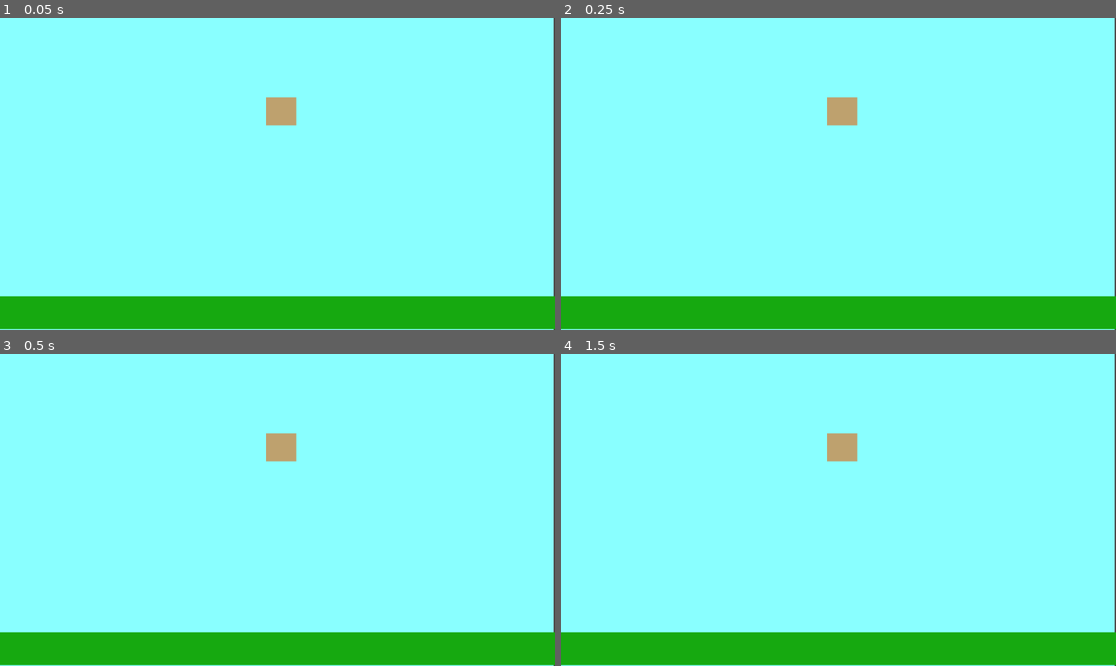
Above: before the commit, frames 1-4 (two rows, left to right).
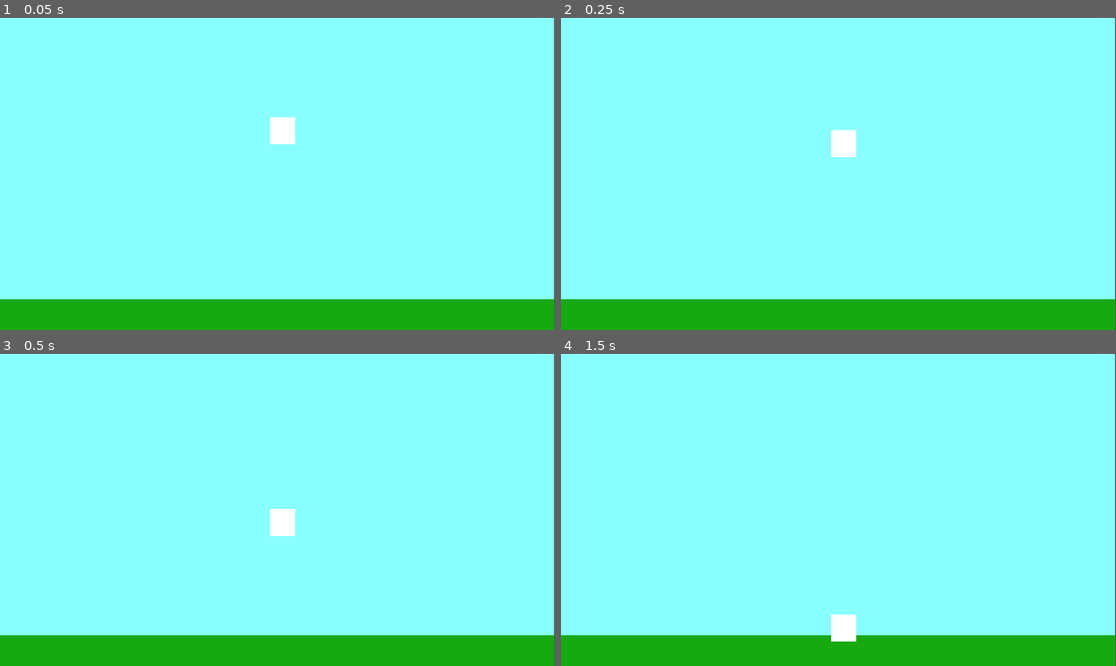
Above: after the commit, the same moments.

Repository: odiegosilva1/MaisUmGame2D
Game: Godot game, scene res://node_2d.tscn
Same seed, same stepped clock (60 frames per second), same inputs: the game is played once before the commit and once after it.
Inputs:
- Up to frame 1 (0.05 s): no input
- Up to frame 2 (0.25 s): no input
- Up to frame 3 (0.5 s): no input
- Up to frame 4 (1.5 s): hold Right (ui_right) 0.53-1.28 s; tap Enter at 1.25 s; hold Down (ui_down) from 1.28 s (still down)

The runs differ from the first frame. In frame 1, 2.5% of the frame differs, in the area x 0-100%, y 0-100%; in frame 2, 2.6%; in frame 3, 2.6%; in frame 4, 2.5%.

Commit message:
Update node_2d.tscn

Diff:
--- a/node_2d.tscn
+++ b/node_2d.tscn
@@ -1,22 +1,46 @@
-[gd_scene format=3 uid="uid://bogdomv81brgk"]
+[gd_scene load_steps=3 format=3 uid="uid://bogdomv81brgk"]
+
+[sub_resource type="RectangleShape2D" id="RectangleShape2D_86pa7"]
+resource_local_to_scene = true
+size = Vector2(54, 55)
+
+[sub_resource type="RectangleShape2D" id="RectangleShape2D_iajuy"]
+size = Vector2(1152.25, 50)
 
 [node name="World" type="Node2D"]
 
 [node name="bg" type="ColorRect" parent="."]
-offset_right = 1149.0
+clip_contents = true
+layout_direction = 1
+offset_left = -5.0
+offset_right = 1150.0
 offset_bottom = 650.0
 color = Color(0.537255, 1, 1, 1)
 
 [node name="ground" type="ColorRect" parent="."]
-offset_left = -14.0
-offset_top = 578.0
-offset_right = 1170.0
-offset_bottom = 646.0
+offset_left = -2.0
+offset_top = 584.0
+offset_right = 1151.0
+offset_bottom = 650.0
 color = Color(0.0862745, 0.662745, 0.0627451, 1)
 
-[node name="box" type="ColorRect" parent="."]
-offset_left = 552.0
-offset_top = 165.0
-offset_right = 615.0
-offset_bottom = 223.0
-color = Color(0.747021, 0.631118, 0.430568, 1)
+[node name="RigidBody2D" type="RigidBody2D" parent="."]
+
+[node name="CollisionShape2D" type="CollisionShape2D" parent="RigidBody2D"]
+position = Vector2(588, 233.5)
+shape = SubResource("RectangleShape2D_86pa7")
+debug_color = Color(0.976471, 0.0431373, 0.168627, 0.419608)
+
+[node name="ColorRect" type="ColorRect" parent="RigidBody2D"]
+offset_left = 561.0
+offset_top = 205.0
+offset_right = 613.0
+offset_bottom = 261.0
+metadata/_edit_use_anchors_ = true
+
+[node name="Ground-block" type="StaticBody2D" parent="."]
+
+[node name="CollisionShape2D" type="CollisionShape2D" parent="Ground-block"]
+position = Vector2(577, 622)
+shape = SubResource("RectangleShape2D_iajuy")
+debug_color = Color(0.932186, 0.187028, 0.461508, 0.42)
